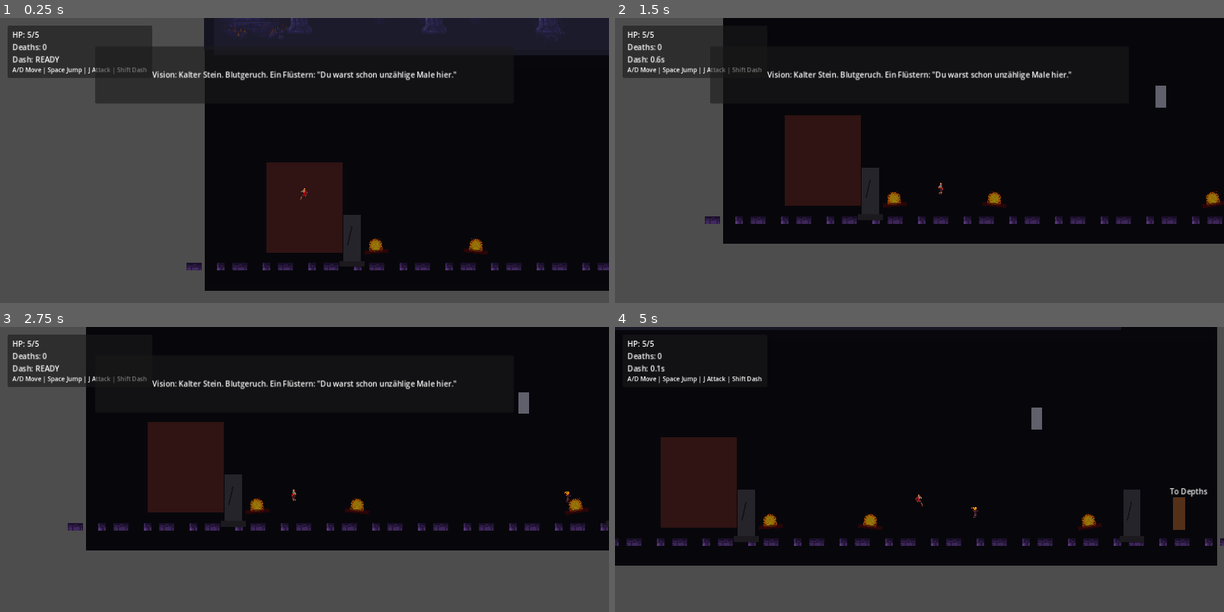
Above: before the commit, frames 1-4 (two rows, left to right).
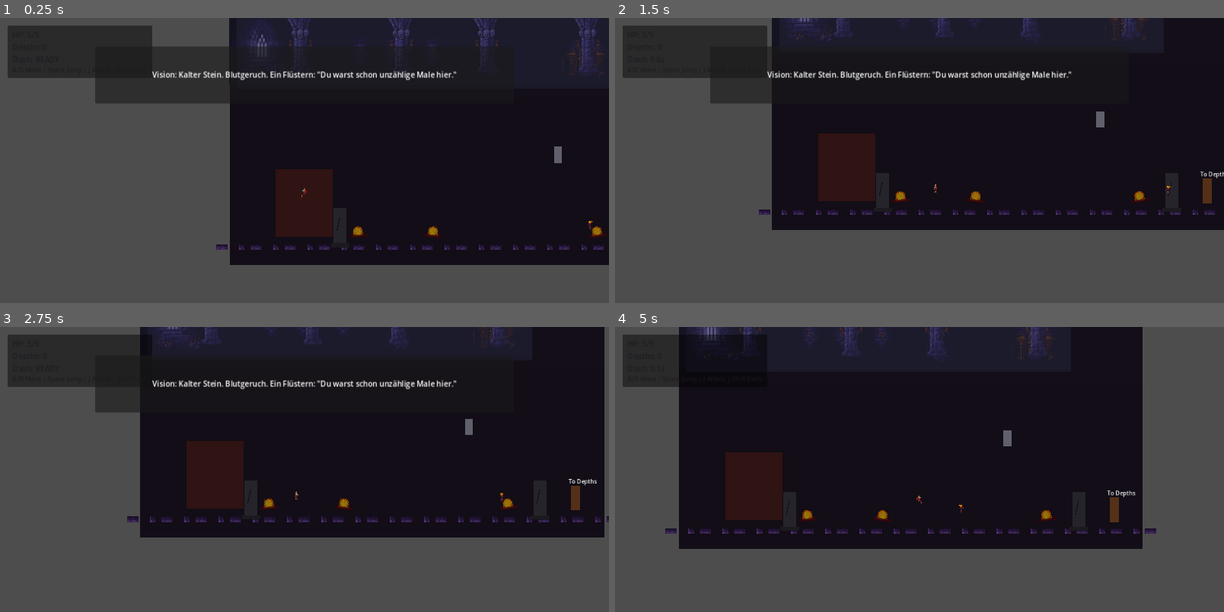
Above: after the commit, the same moments.

Repository: highneken/ProjectDarkness2D
Game: Godot game, scene res://scenes/Main.tscn
Same seed, same stepped clock (60 frames per second), same inputs: the game is played once before the commit and once after it.
Inputs:
- Up to frame 1 (0.25 s): no input
- Up to frame 2 (1.5 s): hold D (move_right) from 0.53 s (still down); tap J (attack) at 0.6 s; tap Space (jump) at 0.77 s; tap Shift (dash) at 1.35 s
- Up to frame 3 (2.75 s): tap Space (jump) at 1.52 s; release D (move_right) at 2.03 s; hold A (move_left) from 2.03 s (still down); tap J (attack) at 2.1 s
- Up to frame 4 (5 s): release A (move_left) at 2.78 s; hold D (move_right) 2.78-4.28 s; tap Shift (dash) at 2.85, 4.35 s; tap Space (jump) at 3.02, 3.77, 4.52 s; tap J (attack) at 3.6 s; hold A (move_left) from 4.28 s (still down)

The runs differ from the first frame. In frame 1, 16% of the frame differs, in the area x 2-100%, y 0-96%; in frame 2, 21%; in frame 3, 22%; in frame 4, 37%, in the area x 0-100%, y 0-84%.

Commit message:
Visual readability pass: fullscreen expand, closer camera zoom, warmer dark grading, cleaner HUD

Diff:
--- a/project.godot
+++ b/project.godot
@@ -12,7 +12,7 @@
 window/size/viewport_width=1280
 window/size/viewport_height=720
 window/stretch/mode="canvas_items"
-window/stretch/aspect="keep"
+window/stretch/aspect="expand"
 
 [input]
 move_left={
--- a/scenes/HUD.tscn
+++ b/scenes/HUD.tscn
@@ -6,6 +6,7 @@
 script = ExtResource("1_hud")
 
 [node name="Panel" type="Panel" parent="."]
+modulate = Color(0.1, 0.1, 0.13, 0.78)
 offset_left = 16.0
 offset_top = 16.0
 offset_right = 320.0
--- a/scenes/Main.tscn
+++ b/scenes/Main.tscn
@@ -34,7 +34,7 @@
 offset_top = -10.0
 offset_right = 1290.0
 offset_bottom = 730.0
-color = Color(0.03, 0.03, 0.05, 1)
+color = Color(0.08, 0.06, 0.1, 1)
 
 [node name="BgSpriteFar" type="Sprite2D" parent="."]
 position = Vector2(539, 112)
@@ -166,6 +166,7 @@
 
 [node name="Camera2D" type="Camera2D" parent="Player"]
 enabled = true
+zoom = Vector2(0.75, 0.75)
 position_smoothing_enabled = true
 position_smoothing_speed = 8.0
 
--- a/scenes/Room2.tscn
+++ b/scenes/Room2.tscn
@@ -34,7 +34,7 @@
 offset_top = -10.0
 offset_right = 1290.0
 offset_bottom = 730.0
-color = Color(0.035, 0.035, 0.055, 1)
+color = Color(0.08, 0.06, 0.1, 1)
 
 [node name="BgSpriteFar" type="Sprite2D" parent="."]
 position = Vector2(539, 112)
@@ -151,6 +151,7 @@
 
 [node name="Camera2D" type="Camera2D" parent="Player"]
 enabled = true
+zoom = Vector2(0.75, 0.75)
 position_smoothing_enabled = true
 position_smoothing_speed = 8.0
 
